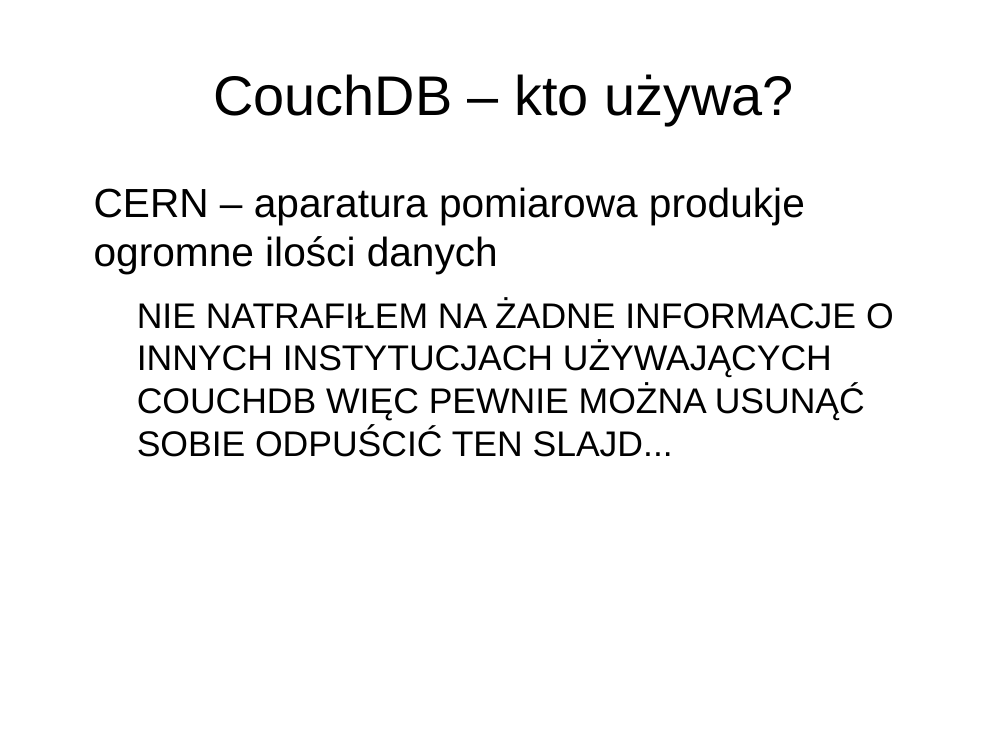
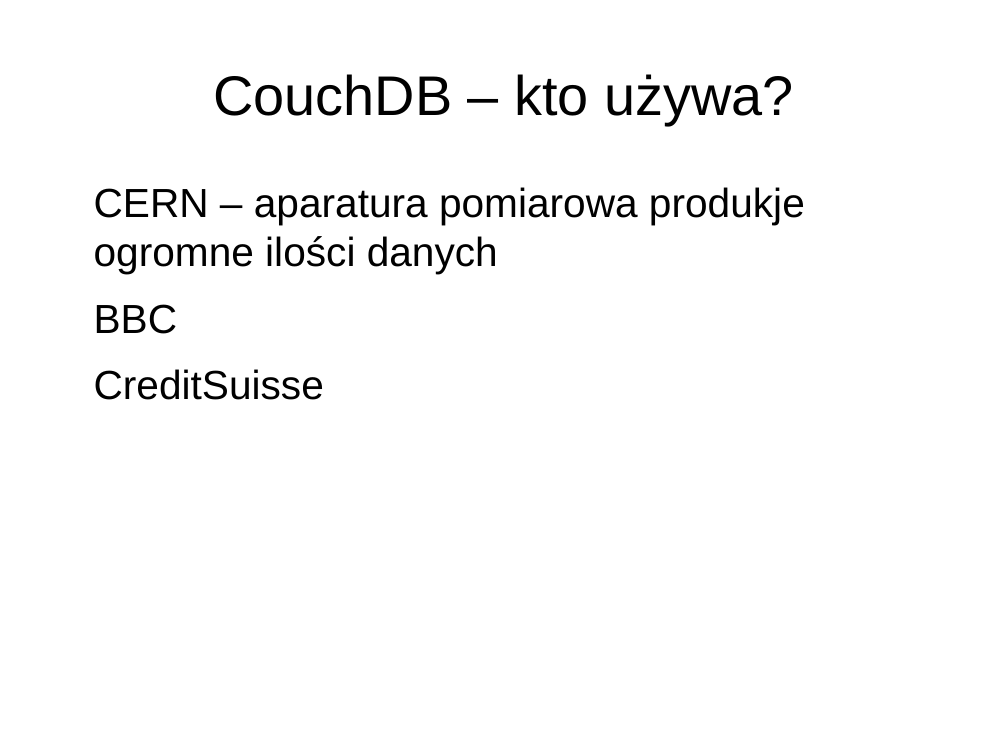
Before and after one commit to pawnow/ProjektErlang, a slide deck: slide 19 of prezentacja.odp. Drawn at 1008x756 pixels with LibreOffice and Linux fonts; fonts in the diff are those of the drawing. Boxes give left, top, right and bottom in pixels: in the first picture for what was removed or moved away, otherwise in the second. Text is boxed around its words. In the diff, an @@ line names an element or a change of style, - is before the commit and + after.

```diff
--- a/prezentacja.odp
+++ b/prezentacja.odp
@@ text at bbox=[94, 304, 324, 400]: text changed; size 28 to 32 pt @@
-  NIE NATRAFIŁEM NA ŻADNE INFORMACJE O INNYCH INSTYTUCJACH UŻYWAJĄCYCH COUCHDB WIĘC PEWNIE MOŻNA USUNĄĆ SOBIE ODPUŚCIĆ TEN SLAJD...
+BBC
+CreditSuisse
```
Also in this commit, not shown: 4 other slides changed.
